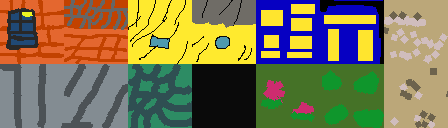
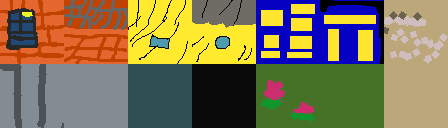
Two versions of the same layered image (448 x 128). Layer-by-layer changes:
painted on "Background" over [64, 64, 448, 128]
